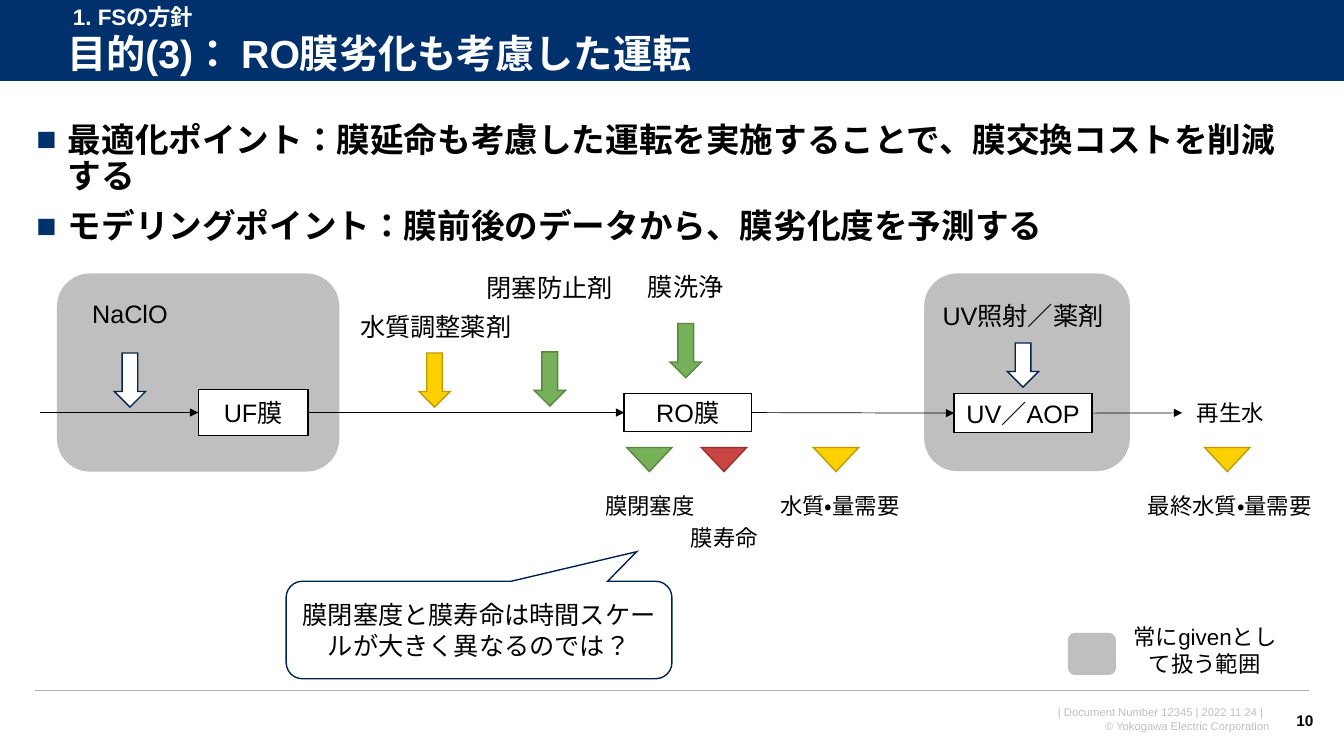
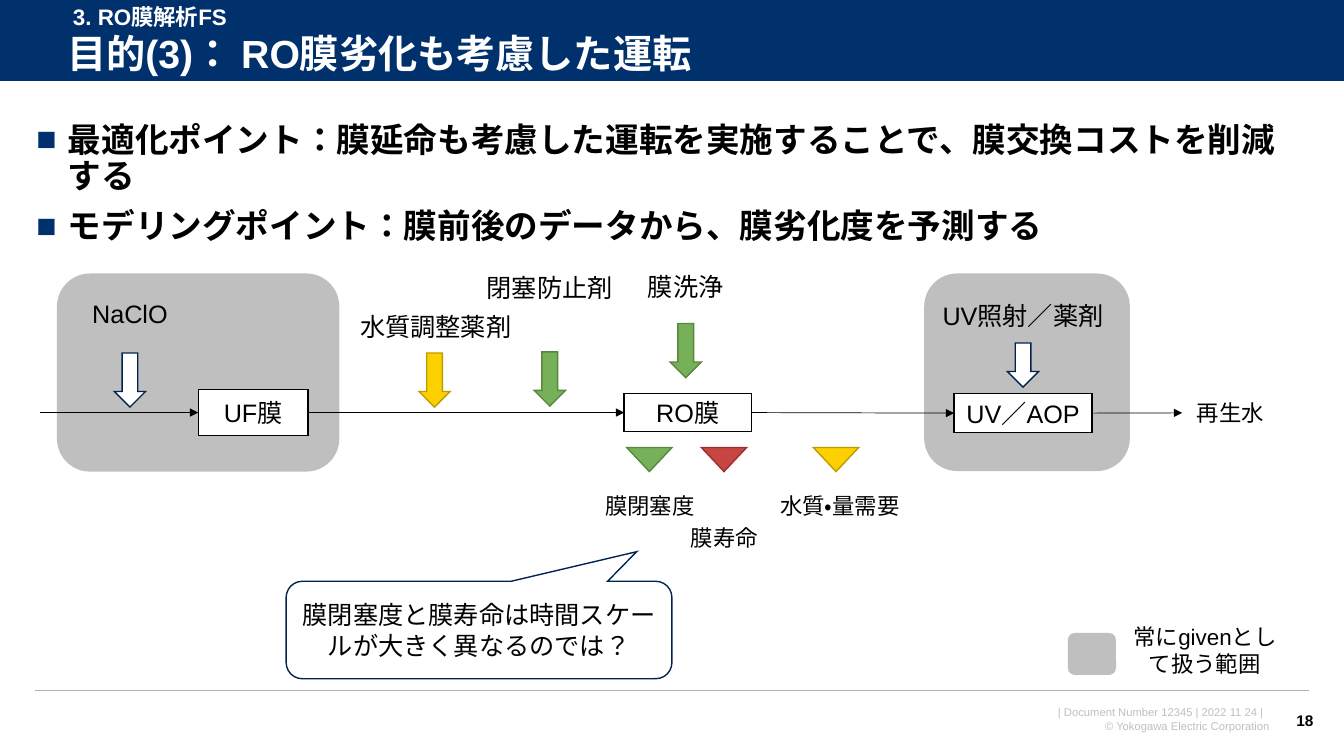
Before and after one commit to watarukumagai-git/opt, a slide deck: slide 18 of Reuse_Water/221129_米国再生水NAWI RO膜解析FS_井本さん向け説明_rev.0.pptx (slide 10 before the commit). Drawn at 1344x756 pixels with LibreOffice and Linux fonts; fonts in the diff are those of the drawing; background and template pictures are left out. Boxes give left, top, right and bottom in pixels: in the first picture for what was removed or moved away, otherwise in the second. Text is boxed around its words. In the diff, an @@ line names an element or a change of style, - is before the commit and + after.

```diff
--- a/Reuse_Water/221129_米国再生水NAWI RO膜解析FS_井本さん向け説明_rev.0.pptx
+++ b/Reuse_Water/221129_米国再生水NAWI RO膜解析FS_井本さん向け説明_rev.0.pptx
@@ text at (73, 7, 227, 27): text changed @@
-1. FSの方針
+3. RO膜解析FS
@@ triangle removed at (1205, 448, 1250, 472) @@
@@ text removed at (1148, 495, 1312, 516) @@
-最終水質・量需要
@@ page number at (1296, 715, 1313, 726): text changed @@
-10
+18
```
Also in this commit, not shown: 14 other slides changed, 7 slides added.
